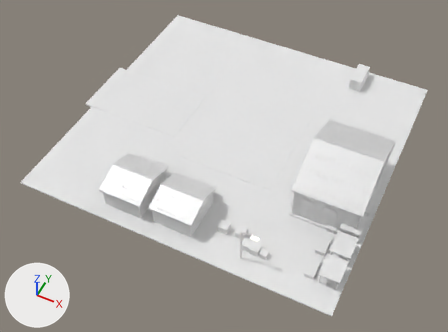
Renders of the FBX model Assets/Art/KayseriIsland/Models/Gold/Phase1/Market_P1.fbx from each side of a commit.
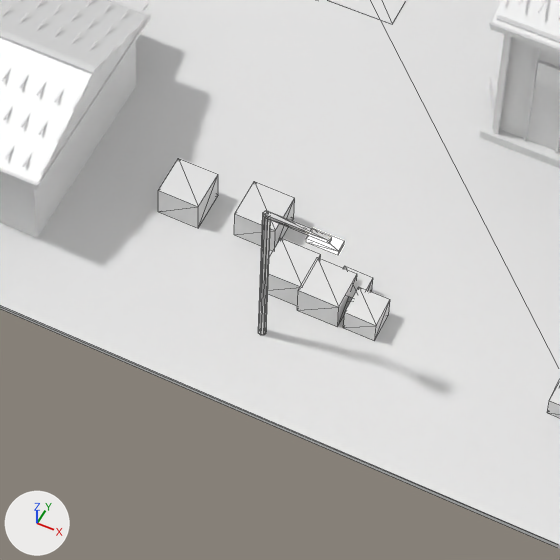
There are two pictures of each version: one whole from a camera (50 mm lens) standing at (178.4, -96.4, 111.0) and looking at (135.0, -9.6, 2.4), one close up on the part from 41% to 68% of the width and 56% to 93% of the height. Every picture has the same lights, and +X, +Y and +Z are marked at lower left. The first two pictures are the older version. The close-ups show mesh edges as thin lines. Where no turn or scale is listed for an object, it has been applied to the vertices.

The first close-up shows 'Market.Goods', 'Market.Lamp0', 'Market.Pad', 'Market.Shop1', 'Market.WH1' and 2 more.
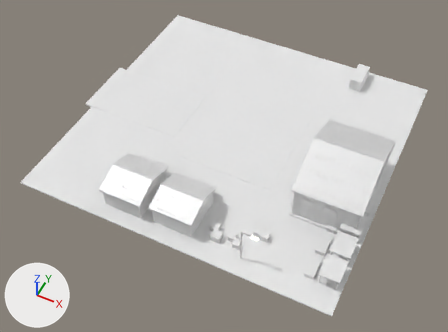
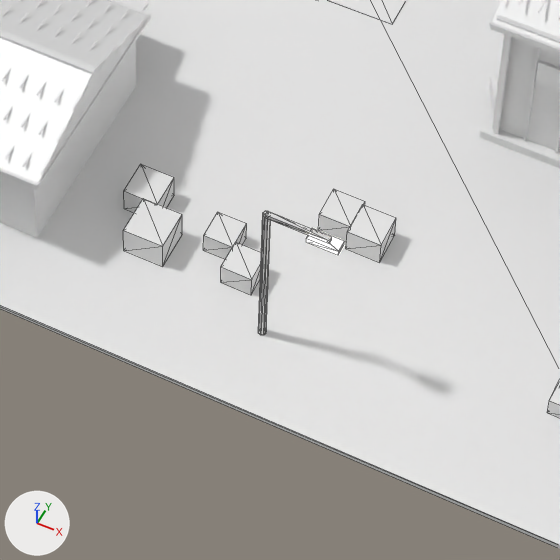
Changed parts and their boxes [x1, y1, x2, y2] in the close-ups (560 x 560 px; the box of a moved part takes in the faces that stretch with it):
'Market.Goods', reshaped: before [158, 158, 390, 341]; after [123, 164, 396, 295]
part 1 of me_market_goods_001, moved or reshaped: before [343, 287, 390, 341]; after [319, 189, 365, 241]
part 2 of me_market_goods_001, moved or reshaped: before [297, 258, 357, 327]; after [203, 212, 247, 259]
part 3 of me_market_goods_001, moved or reshaped: before [158, 158, 218, 228]; after [123, 198, 182, 267]
part 4 of me_market_goods_001, moved or reshaped: before [344, 266, 373, 307]; after [346, 204, 396, 262]
part 5 of me_market_goods_001, moved or reshaped: before [267, 238, 321, 306]; after [221, 242, 261, 295]
part 6 of me_market_goods_001, moved or reshaped: before [234, 182, 295, 251]; after [124, 164, 174, 212]

Patch to the scene script:
```diff
--- a/Assets/Art/KayseriIsland/Models/Gold/Phase1/Market_P1.fbx.py
+++ b/Assets/Art/KayseriIsland/Models/Gold/Phase1/Market_P1.fbx.py
@@ me_market_goods_001 @@
 # used by ob_market_goods; location = (0.0, 0.0, 4.0)
-me_market_goods_001.from_pydata(...)  # 56 vertices, 84 faces; spans x 142.8..155.5, y -30.2..34.5, z 0.3..3.3
+me_market_goods_001.from_pydata(...)  # 56 vertices, 84 faces; spans x 141.3..155.5, y -30.8..34.5, z 0.3..3.3
+# me_market_goods_001 part 1: the loose piece of 8 vertices spanning x 153.2..154.7, y -30.2..-28.6, z 0.3..1.5 is moved by (-3.2, 4.4, 0.0)
+# me_market_goods_001 part 2: the loose piece of 8 vertices spanning x 150.9..152.9, y -30.2..-28.3, z 0.3..1.9 is scaled about its middle by 0.742, then moved by (-5.5, 0.8, -0.2)
+# me_market_goods_001 part 3: the loose piece of 8 vertices spanning x 142.8..144.9, y -28.2..-26.1, z 0.3..2.0 is moved by (-0.5, -2.7, 0.0)
+# me_market_goods_001 part 4: the loose piece of 8 vertices spanning x 152.1..153.5, y -29.2..-27.8, z 0.3..1.4 is scaled about its middle by 1.21, then moved by (-0.5, 3.2, 0.1)
+# me_market_goods_001 part 5: the loose piece of 8 vertices spanning x 149.0..151.0, y -30.0..-28.0, z 0.3..1.9 is scaled about its middle by 0.768, then moved by (-2.1, -0.6, -0.2)
+# me_market_goods_001 part 6: the loose piece of 8 vertices spanning x 146.6..148.6, y -27.8..-25.7, z 0.3..1.9 is scaled about its middle by 0.843, then moved by (-5.4, -1.1, -0.1)
 me_market_goods_001.materials.append(mat_wood_lt)
```
